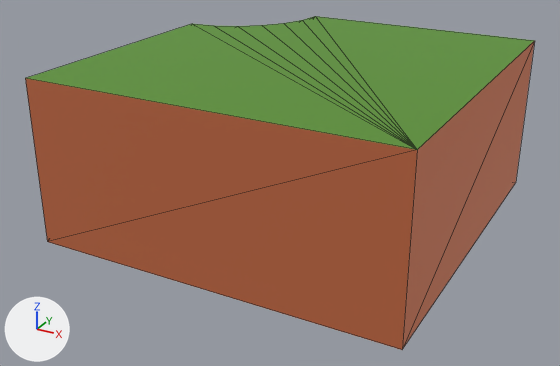
Before and after pictures for a commit that changed the glTF model assets/models/tiles/tile_island_corner_in.glb.
Rendered twice from a camera (50 mm lens) standing at (0.743, -1.448, 0.421) and looking at (-0.022, -0.059, -0.274). Lighting does not change. The marker at lower left points along +X, +Y and +Z. The picture after the commit comes second. Mesh edges are drawn as thin lines. Vertices at exactly the same position are counted once.

In view in the first picture: 'Tile_Cliff_Corner_Inner_Export'.
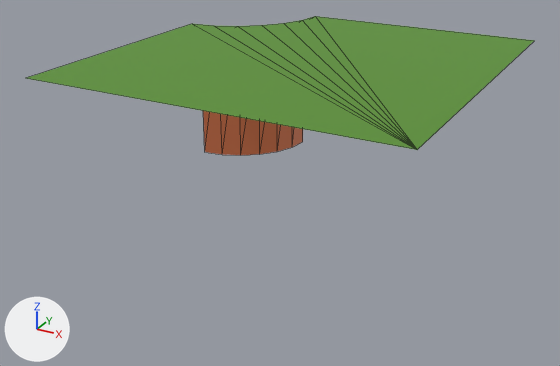
Where the change shows, as pixel boxes (x1, y1, x2, y2) in the pictures (560 x 366 px):
'Tile_Cliff_Corner_Inner_Export', reshaped (58% shorter): before (25, 16, 535, 350); after (27, 16, 535, 155)
part 1 of me_tile_cliff_corner_inner_mesh_001, deleted (brown): before (25, 41, 535, 350)

Patch to the scene script:
```diff
--- a/assets/models/tiles/tile_island_corner_in.glb.py
+++ b/assets/models/tiles/tile_island_corner_in.glb.py
@@ me_tile_cliff_corner_inner_mesh_001 @@
 # used by ob_tile_cliff_corner_inner_export; location = (0.0, 0.0, 0.0)
-me_tile_cliff_corner_inner_mesh_001.from_pydata(...)  # 34 vertices, 56 faces; spans x -0.4..0.4, y -0.4..0.4, z -0.36..0.0
+me_tile_cliff_corner_inner_mesh_001.from_pydata(...)  # 31 vertices, 44 faces; spans x -0.4..0.4, y -0.4..0.4, z -0.36..0.0
+# me_tile_cliff_corner_inner_mesh_001 part 1
+# 3 vertices are removed from x -0.4..0.4, y -0.4..0.4, z -0.36
+# 12 faces are deleted
 me_tile_cliff_corner_inner_mesh_001.materials.append(mat_gradient)
```
